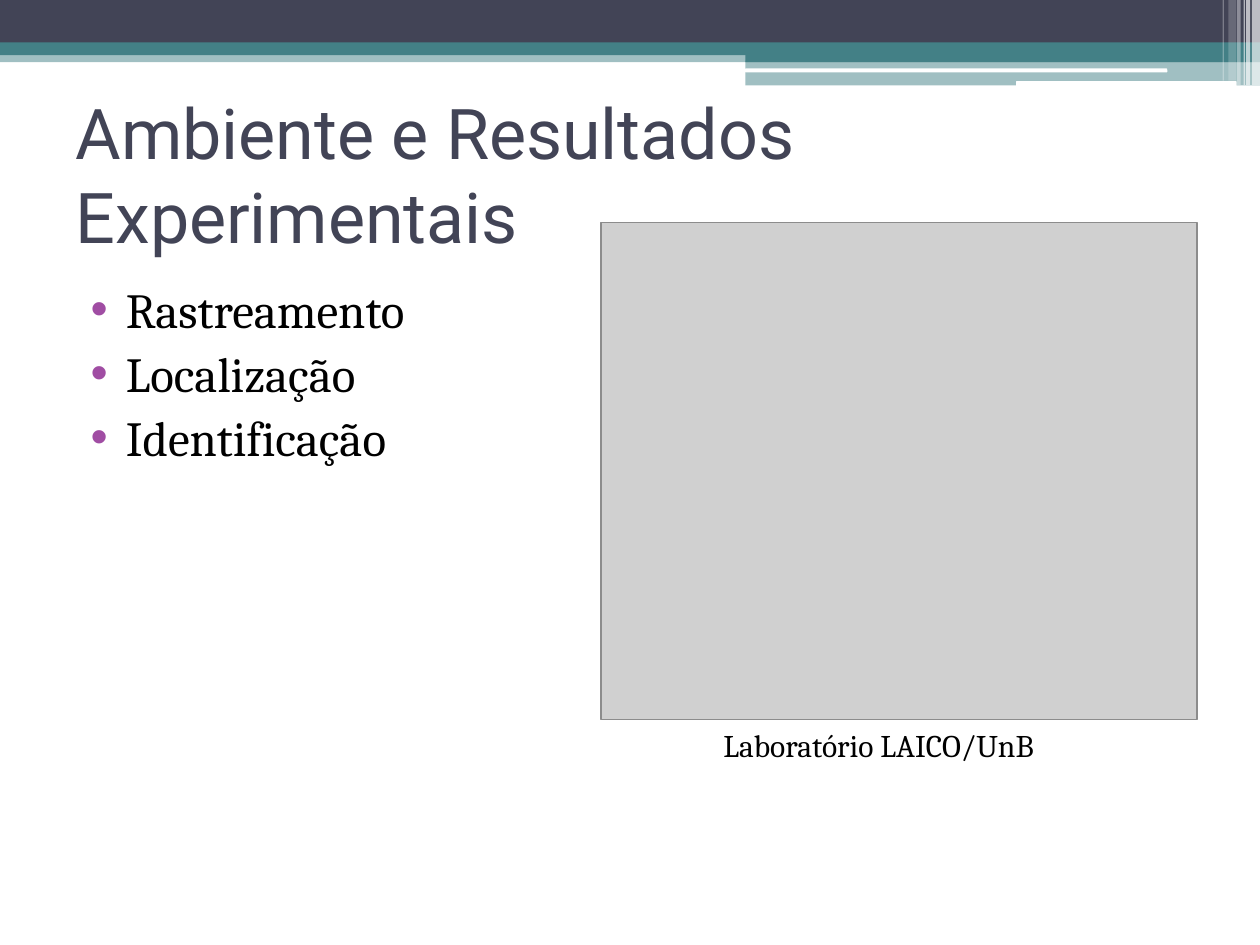
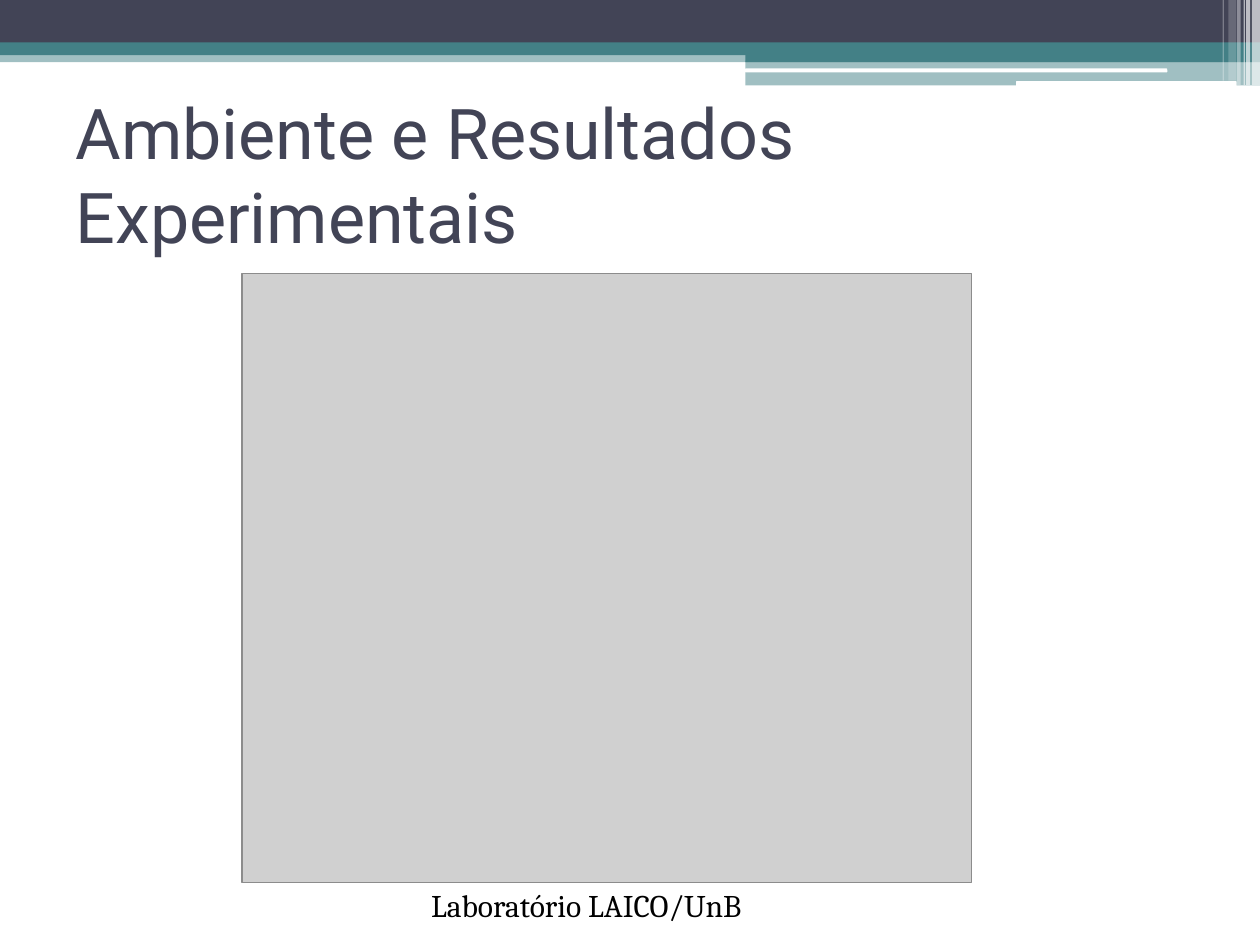
Before and after one commit to talesporto/Artigo-TRUE-SBCUP, a slide deck: slide 23 of apresentacao/ApresentacaoSBCUP.pptx. Drawn at 1260x945 pixels with LibreOffice and Linux fonts; fonts in the diff are those of the drawing; grey boxes stand for pictures. Boxes give left, top, right and bottom in pixels: in the first picture for what was removed or moved away, otherwise in the second. Text is boxed around its words. In the diff, an @@ line names an element or a change of style, - is before the commit and + after.

```diff
--- a/apresentacao/ApresentacaoSBCUP.pptx
+++ b/apresentacao/ApresentacaoSBCUP.pptx
@@ text removed at [126,295,405,466] @@
-• Rastreamento
-• Localização
-• Identificação
@@ picture: place and size @@
-picture at [601,223,1197,719]
+picture at [242,273,971,882]
@@ text "Laboratório LAICO/UnB": place and size @@
-text "Laboratório LAICO/UnB" at [723,735,1033,761]
+text "Laboratório LAICO/UnB" at [431,895,741,921]
```
Also in this commit, not shown: 12 other slides changed, 7 other files.
